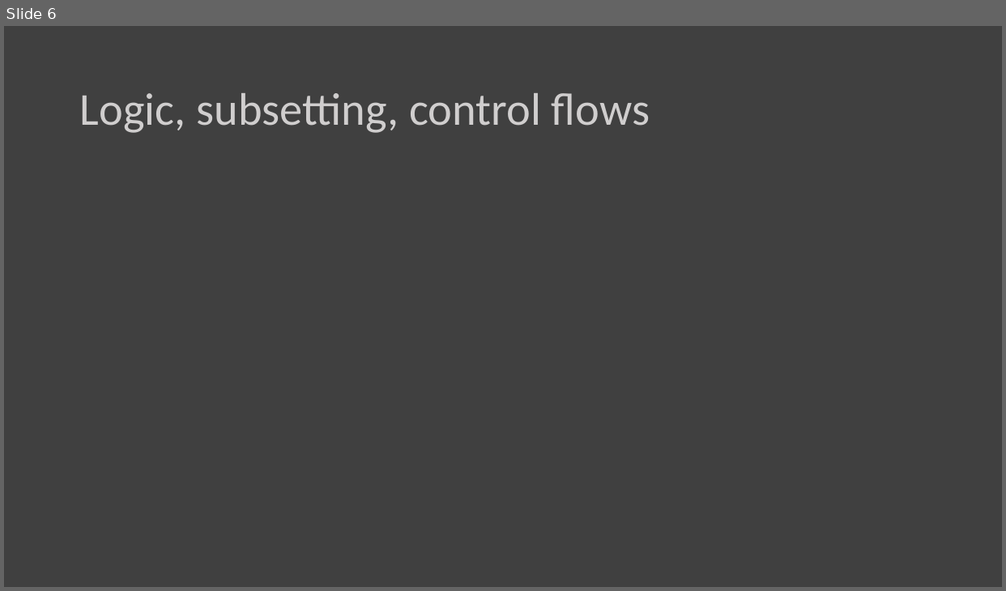
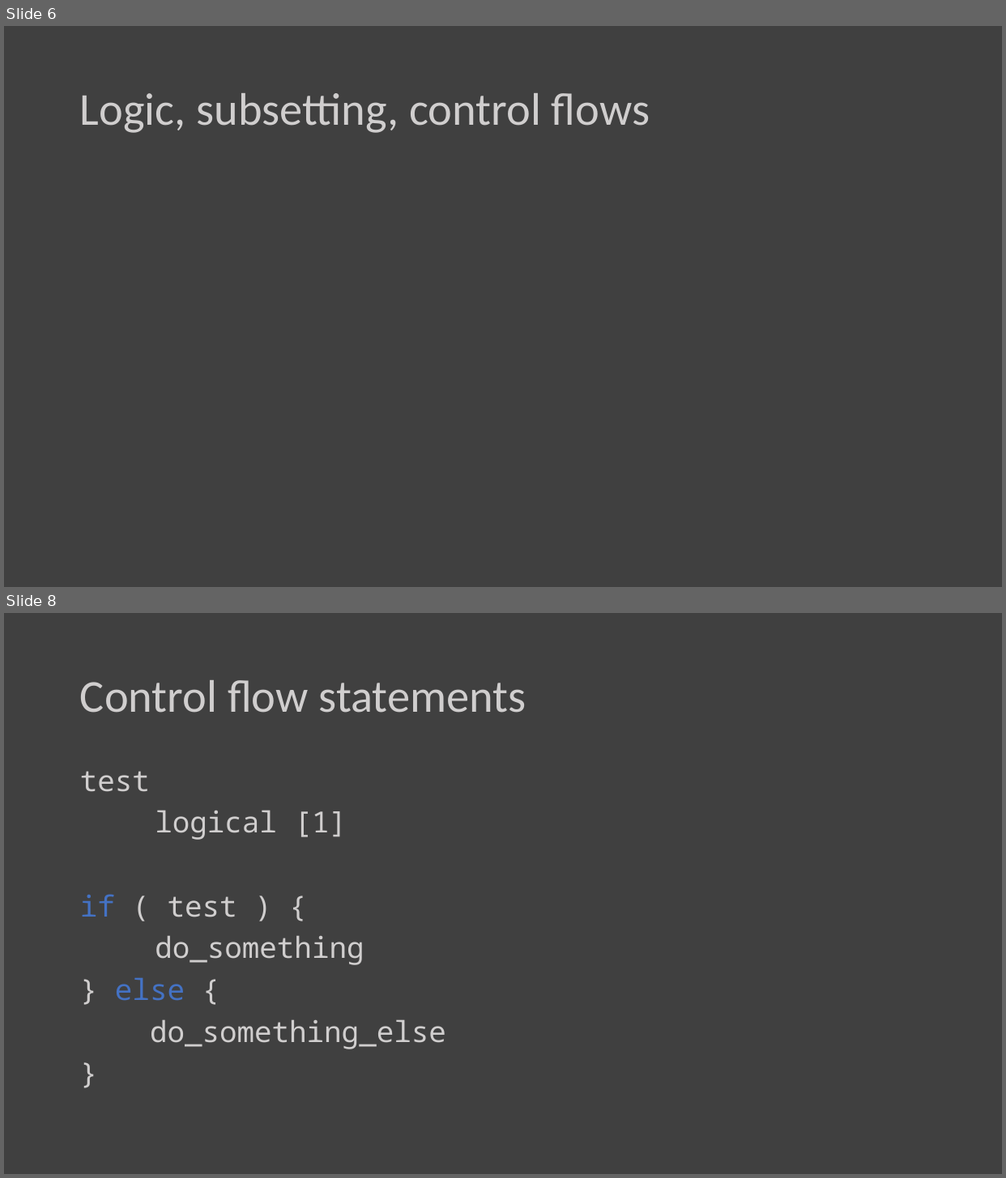
Before and after one commit to awong234/Rintro, a slide deck: R_Day2.pptx. Shown one above the other, each under a label of ours: slide 6 before the commit, slides 6 and 8 after it; the slides between them are not shown. The pictures are 1006x591 and 1006x1178 pixels, drawn with LibreOffice and Linux fonts; fonts in the diff are those of the drawing. Boxes give left, top, right and bottom in pixels: in the first picture for what was removed or moved away, otherwise in the second. Text is boxed around its words. In the diff, an @@ line names an element or a change of style, - is before the commit and + after.

```diff
--- a/R_Day2.pptx
+++ b/R_Day2.pptx
@@ slide 8 added at <box>4,613,1002,1174</box>, background #404040 @@
@@ title added at <box>80,680,526,713</box>, 44 pt, text #D0CECE @@
+Control flow statements
@@ text added at <box>80,771,446,1050</box>, 28 pt, text #D0CECE @@
+test
+logical [1]
+if ( test ) {
+do_something
+} else {
+do_something_else
+}
```
Also in this commit, not shown: 2 slides changed, 3 other slides added.
